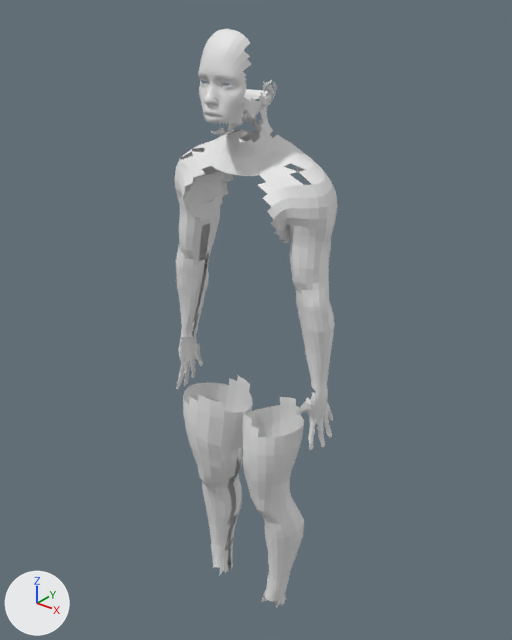
An edit to the FBX model ink/NC_Ink_Female_Muscular.fbx, drawn before and after from the same camera.
Both versions are drawn from a 50 mm camera at (29.67, -4.56, 6.22) aimed at (25.96, 0.06, 3.35). Lighting does not change. The marker at lower left points along +X, +Y and +Z. The picture after the commit comes second.

Objects in the first picture: 'Ink_Face', 'Ink_LeftHand', 'Ink_LeftLowerArm', 'Ink_LeftLowerLeg', 'Ink_LeftUpperArm', 'Ink_LeftUpperLeg', 'Ink_NeckHead', 'Ink_NeckUpperTorso', 'Ink_RightLowerArm', 'Ink_RightLowerLeg', 'Ink_RightUpperArm', 'Ink_RightUpperLeg' and 1 more.
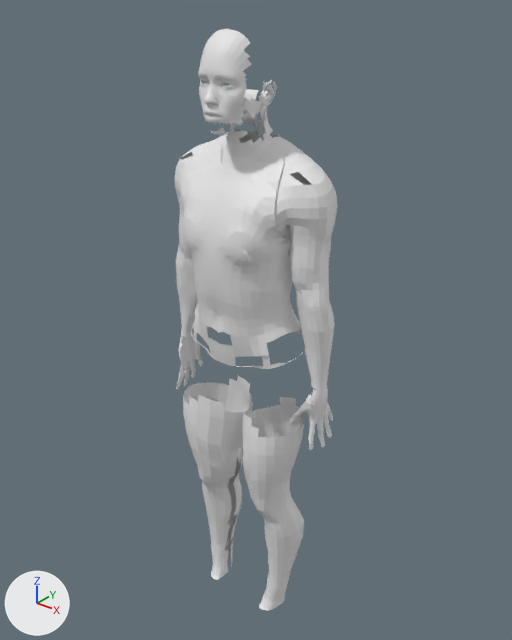
The edits, one by one:
me_ink_neckuppertorso_013 is used by ob_ink_neckuppertorso; location (26.0, 0.0, 0.0).
me_ink_neckuppertorso_013 had 385 vertices, 313 faces and spanned x -0.707..0.707, y -0.388..0.282, z 4.276..5.076.
me_ink_neckuppertorso_013 now has 3105 vertices, 3273 faces and spans x -0.723..0.723, y -0.565..0.334, z 3.14..5.07.
me_ink_neckuppertorso_013 part 2: a new loose piece of 2818 vertices spanning x -0.6..0.6, y -0.565..0.334, z 3.14..4.976.
me_ink_neckuppertorso_013 part 3: 14 vertices moved from x -0.213..0.213, y -0.191..0.032, z 4.905..5.076 to x -0.222..0.222, y -0.238..0.043, z 4.837..5.07; 101 vertices removed from x -0.218..0.218, y -0.282..0.205, z 4.844..5.075; 41 vertices added at x -0.227..0.227, y -0.288..0.22, z 4.811..5.045.
me_ink_neckuppertorso_013 part 4: 1 vertex moved from x -0.594, y -0.29, z 4.625 to x -0.577, y -0.286, z 4.668; 49 vertices removed from x -0.631..-0.441, y -0.375..0.247, z 4.276..4.707; 30 vertices added at x -0.723..-0.358, y -0.379..0.284, z 4.512..4.815.
me_ink_neckuppertorso_013 part 5: 1 vertex moved from x 0.594, y -0.29, z 4.625 to x 0.577, y -0.286, z 4.668; 49 vertices removed from x 0.441..0.631, y -0.375..0.247, z 4.276..4.707; 30 vertices added at x 0.358..0.723, y -0.379..0.284, z 4.512..4.815.
me_ink_leftlowerleg_013 is used by ob_ink_leftlowerleg; location (26.0, 0.0, 0.0).
me_ink_leftlowerleg_013 had 310 vertices, 305 faces and spanned x 0.16..0.61, y -0.4..0.15, z 0.15..1.72.
me_ink_leftlowerleg_013 now has 336 vertices, 338 faces and spans x 0.15..0.61, y -0.4..0.15, z 0.23..1.7.
Part 1, on me_ink_leftlowerleg_013:
25 vertices are removed from x 0.27..0.51, y -0.4..0.04, z 0.15..1.72.
64 faces are deleted.
7 vertices move from x 0.32..0.48, y -0.29..0.03, z 0.22..1.72 to x 0.33..0.47, y -0.29..0.03, z 0.24..1.69.
51 vertices are added at x 0.15..0.53, y -0.4..0.03, z 0.23..1.7.
97 new faces join them.
me_ink_rightupperarm_013 is used by ob_ink_rightupperarm; location (26.0, 0.0, 0.0).
me_ink_rightupperarm_013 had 342 vertices, 331 faces and spanned x -0.83..-0.441, y -0.337..0.212, z 3.783..4.9.
me_ink_rightupperarm_013 now has 395 vertices, 380 faces and spans x -0.833..-0.411, y -0.379..0.241, z 3.793..4.815.
me_ink_rightupperarm_013 part 6: 6 vertices moved from x -0.662..-0.54, y -0.207..0.212, z 4.638..4.896 to x -0.723..-0.526, y -0.209..0.211, z 4.615..4.815; 10 vertices removed from x -0.707..-0.543, y -0.282..0.202, z 4.64..4.9; 51 vertices added at x -0.723..-0.411, y -0.379..0.241, z 4.276..4.815.
me_ink_rightupperarm_013 part 7: 5 vertices moved from x -0.83..-0.685, y -0.207..0.063, z 3.798..3.815 to x -0.826..-0.684, y -0.205..0.065, z 3.812..3.83; 8 vertices removed from x -0.81..-0.552, y -0.206..0.062, z 3.783..3.827; 20 vertices added at x -0.833..-0.526, y -0.206..0.063, z 3.793..3.831.

Location of each change, (x1, y1, x2, y2) in pixels of the pictures (512 x 640 px; the box of a moved part takes in the faces that stretch with it):
'Ink_NeckUpperTorso', reshaped (107% taller)
    before: (179, 129, 325, 244)
    after: (179, 130, 330, 369)
'Ink_LeftLowerLeg', reshaped
    before: (253, 494, 304, 608)
    after: (252, 494, 304, 611)
part 1 of me_ink_leftlowerleg_013, built on
    before: (255, 494, 291, 608)
    after: (252, 494, 291, 611)
part 2 of me_ink_neckuppertorso_013, added
    after: (180, 141, 311, 369)
part 3 of me_ink_neckuppertorso_013, built on
    before: (209, 129, 283, 176)
    after: (222, 130, 283, 154)
part 4 of me_ink_neckuppertorso_013, moved or reshaped
    before: (179, 164, 234, 222)
    after: (179, 149, 192, 185)
part 5 of me_ink_neckuppertorso_013, moved or reshaped
    before: (267, 186, 298, 244)
    after: (275, 168, 330, 213)
part 6 of me_ink_rightupperarm_013, built on (mostly hidden afterwards)
    before: (176, 148, 225, 206)
    after: (176, 153, 193, 187)
part 7 of me_ink_rightupperarm_013, moved or reshaped
    before: (176, 255, 208, 270)
    after: (176, 257, 193, 268)
